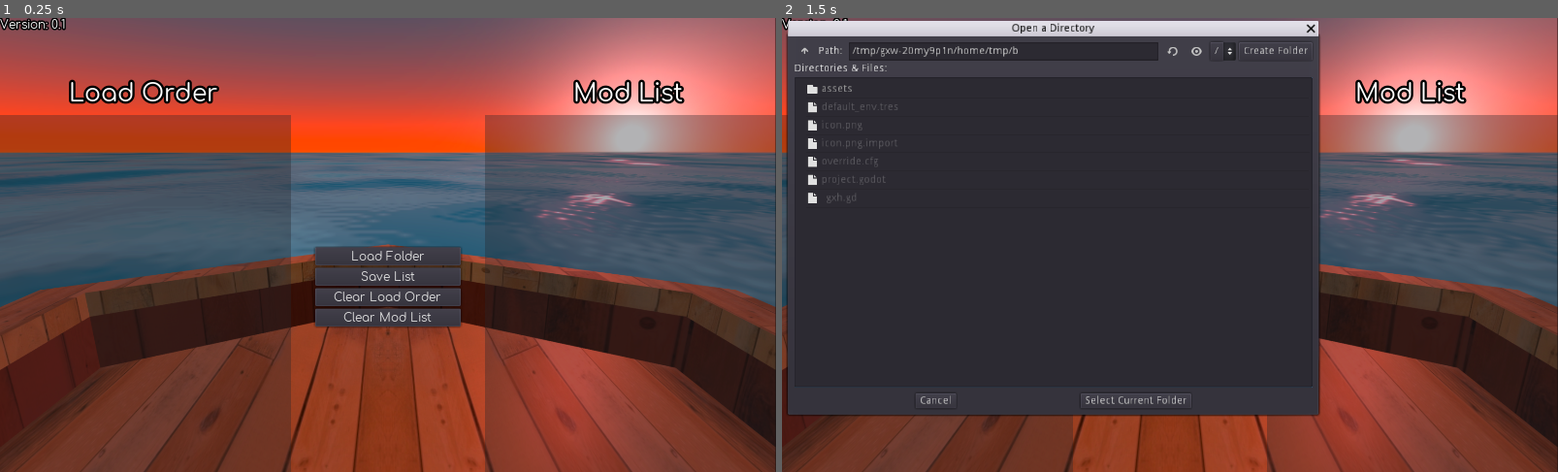
Above: before the commit, frames 1-2 (left to right).
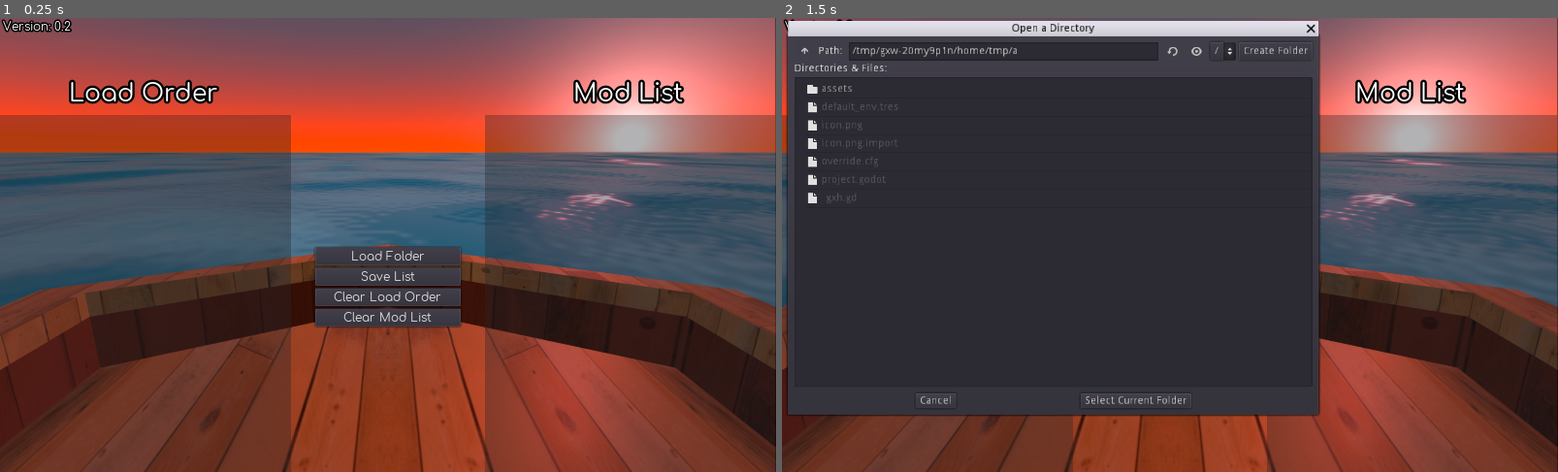
Above: after the commit, the same moments.

Repository: sitton76/Shipdeck
Game: Godot game, scene res://assets/objects/Main.tscn
The game is run twice, just before and just after one commit, with the same random seed, the same clock (stepped at 60 frames per second) and the same inputs.
Inputs:
- Up to frame 1 (0.25 s): no input
- Up to frame 2 (1.5 s): click "Load Folder" at 0.5 s; click "Clear Load Order" at 1.25 s

The runs differ from the first frame. In frame 1, 0.2% of the frame differs, in the area x 0-100%, y 0-30%; in frame 2, less than 0.1%.

Commit message:
Removed default input mappings, Added buttons to allow the user to move items up and down the list, spaced items out

Diff:
--- a/assets/objects/Main.gd
+++ b/assets/objects/Main.gd
@@ -1,9 +1,10 @@
 extends Node
 
 const entry_button_file = preload("res://assets/objects/entry_button.tscn")
+const offset_value = 32
 
-onready var L_window = $Left_window/VBoxContainer
-onready var R_window = $Right_window/VBoxContainer
+onready var L_window = $Left_window/Container
+onready var R_window = $Right_window/Container
 var opened_dialog = false
 var dia_ref #unintiated reference to the popup dialog box that is used when selecting files/folders
 var current_folder_path = ""
@@ -12,13 +13,28 @@
 #	Pretty it up to look presentable.
 #	Add a way to move a item up and down the list without having to remove a item.
 
+func _ready():
+	$Right_window.minimum_size_changed()
+
 func populate_list(entry : String, folder_path : String, container : Node, group_name : String):
 	#Populates a given field with entry_button nodes representing a .otr file
 	var new_instance = entry_button_file.instance()
 	new_instance.add_to_group(group_name)
 	new_instance.set_text(entry)
 	new_instance.mod_file_path = folder_path + "/" + entry
+	new_instance.toggle_dir_buttons(false)
 	container.add_child(new_instance)
+
+func handle_offset(group_name : String):
+	var iter_count = 1
+	for nodes in get_tree().get_nodes_in_group(group_name):
+		nodes.rect_position.y = offset_value * iter_count
+		iter_count += 1
+		nodes.get_parent().rect_min_size.y = offset_value * iter_count
+
+func refresh_offsets():
+	handle_offset("R-side")
+	handle_offset("L-side")
 
 func swap_sides(obj_ref):
 	#This is called from the entry_button node via the "Pressed" signal, obj_ref is the sender of the signal
@@ -28,11 +44,14 @@
 		obj_ref.get_parent().remove_child(obj_ref)
 		R_window.add_child(obj_ref)
 		obj_ref.add_to_group("R-side")
+		obj_ref.toggle_dir_buttons(false)
 	elif obj_ref.is_in_group("R-side"):
 		obj_ref.remove_from_group("R-side")
 		obj_ref.get_parent().remove_child(obj_ref)
 		L_window.add_child(obj_ref)
 		obj_ref.add_to_group("L-side")
+		obj_ref.toggle_dir_buttons(true)
+	refresh_offsets()
 
 func save_mod_list(file_path):
 	#Saves mod list to a .json file
@@ -63,6 +82,7 @@
 	dia_ref.queue_free()
 	for nodes in get_tree().get_nodes_in_group("R-side"):
 		nodes.queue_free()
+	yield(get_tree().create_timer(0.5), "timeout")
 	opened_dialog = false
 	var dir = Directory.new()
 	if dir.open(opened_path) == OK:
@@ -73,6 +93,7 @@
 			if file_name.ends_with(".otr"):
 				if check_if_on_load_list(file_name) == false:
 					populate_list(file_name, opened_path, R_window, "R-side")
+					refresh_offsets()
 			file_name = dir.get_next()
 
 func on_dialog_close():
--- a/assets/objects/Main.tscn
+++ b/assets/objects/Main.tscn
@@ -38,6 +38,14 @@
 margin_right = 384.0
 margin_bottom = 600.0
 
+[node name="R_window_BG" type="Panel" parent="."]
+modulate = Color( 1, 1, 1, 0.352941 )
+margin_left = 640.0
+margin_top = 128.0
+margin_right = 1023.0
+margin_bottom = 599.706
+rect_min_size = Vector2( 383, 471.706 )
+
 [node name="Load_order" type="RichTextLabel" parent="."]
 margin_left = 56.0
 margin_top = 80.0
@@ -60,23 +68,20 @@
 text = "Mod List"
 scroll_active = false
 
-[node name="R_window_BG" type="Panel" parent="."]
-modulate = Color( 1, 1, 1, 0.352941 )
-margin_left = 640.0
-margin_top = 128.0
-margin_right = 1024.0
-margin_bottom = 600.0
-
 [node name="Left_window" type="ScrollContainer" parent="."]
 anchor_bottom = 1.0
 margin_top = 128.0
 margin_right = 384.0
+rect_min_size = Vector2( 384, 472 )
 __meta__ = {
 "_edit_lock_": true
 }
 
-[node name="VBoxContainer" type="VBoxContainer" parent="Left_window"]
-alignment = 1
+[node name="Container" type="ColorRect" parent="Left_window"]
+margin_right = 384.0
+margin_bottom = 472.0
+rect_min_size = Vector2( 384, 472 )
+color = Color( 1, 1, 1, 0 )
 
 [node name="Middle_window" type="Control" parent="."]
 anchor_left = 0.375
@@ -132,19 +137,25 @@
 anchor_right = 1.0
 anchor_bottom = 1.0
 margin_top = 0.199989
+rect_min_size = Vector2( 384, 472 )
 
-[node name="VBoxContainer" type="VBoxContainer" parent="Right_window"]
-alignment = 1
+[node name="Container" type="ColorRect" parent="Right_window"]
+margin_right = 384.0
+margin_bottom = 472.0
+rect_min_size = Vector2( 384, 472 )
+color = Color( 1, 1, 1, 0 )
 
 [node name="Camera2D" type="Camera2D" parent="."]
 position = Vector2( 512, 300 )
 current = true
 
 [node name="version_label" type="Label" parent="."]
-margin_right = 40.0
-margin_bottom = 14.0
+margin_left = 4.0
+margin_top = 3.0
+margin_right = 97.0
+margin_bottom = 22.0
 custom_fonts/font = SubResource( 4 )
-text = "Version: 0.1"
+text = "Version: 0.2"
 
 [connection signal="pressed" from="Middle_window/VBoxContainer/load_folder" to="." method="_on_load_folder_pressed"]
 [connection signal="pressed" from="Middle_window/VBoxContainer/save_list" to="." method="_on_save_list_pressed"]
--- a/assets/objects/entry_button.gd
+++ b/assets/objects/entry_button.gd
@@ -3,10 +3,22 @@
 var mod_file_path = ""
 
 func set_text(sent_text : String):
-	$Button.text = sent_text
+	$move_side_button.text = sent_text
 
 func get_text() -> String:
-	return $Button.text
+	return $move_side_button.text
 
-func _on_Button_pressed():
+func toggle_dir_buttons(state : bool):
+	$Up_button.visible = state
+	$Down_button.visible = state
+
+func _on_move_side_button_pressed():
 	get_tree().current_scene.swap_sides(self)
+
+func _on_Up_button_pressed():
+	get_parent().move_child(self, get_index() - 1)
+	get_tree().current_scene.refresh_offsets()
+
+func _on_Down_button_pressed():
+	get_parent().move_child(self, get_index() + 1)
+	get_tree().current_scene.refresh_offsets()
--- a/assets/objects/entry_button.tscn
+++ b/assets/objects/entry_button.tscn
@@ -9,14 +9,35 @@
 [node name="entry_button" type="Label"]
 anchor_right = 0.359
 anchor_bottom = 0.042
-margin_right = 0.383972
-margin_bottom = -0.200003
+margin_right = 0.384003
+margin_bottom = 29.8
+size_flags_vertical = 1
 script = ExtResource( 1 )
 
-[node name="Button" type="Button" parent="."]
+[node name="move_side_button" type="Button" parent="."]
 anchor_bottom = 0.042
-margin_right = 365.0
-margin_bottom = -5.2
+margin_right = 338.0
+margin_bottom = 23.95
 custom_fonts/font = SubResource( 1 )
 
-[connection signal="pressed" from="Button" to="." method="_on_Button_pressed"]
+[node name="Up_button" type="Button" parent="."]
+visible = false
+margin_left = 342.0
+margin_top = -2.0
+margin_right = 365.0
+margin_bottom = 18.0
+rect_scale = Vector2( 1, 0.680001 )
+text = "^"
+
+[node name="Down_button" type="Button" parent="."]
+visible = false
+margin_left = 342.0
+margin_top = 12.0
+margin_right = 365.0
+margin_bottom = 32.0
+rect_scale = Vector2( 1, 0.680001 )
+text = "v"
+
+[connection signal="pressed" from="move_side_button" to="." method="_on_move_side_button_pressed"]
+[connection signal="pressed" from="Up_button" to="." method="_on_Up_button_pressed"]
+[connection signal="pressed" from="Down_button" to="." method="_on_Down_button_pressed"]
--- a/project.godot
+++ b/project.godot
@@ -23,6 +23,61 @@
 
 common/drop_mouse_on_gui_input_disabled=true
 
+[input]
+
+ui_accept={
+"deadzone": 0.5,
+"events": [  ]
+}
+ui_select={
+"deadzone": 0.5,
+"events": [  ]
+}
+ui_cancel={
+"deadzone": 0.5,
+"events": [  ]
+}
+ui_focus_next={
+"deadzone": 0.5,
+"events": [  ]
+}
+ui_focus_prev={
+"deadzone": 0.5,
+"events": [  ]
+}
+ui_left={
+"deadzone": 0.5,
+"events": [  ]
+}
+ui_right={
+"deadzone": 0.5,
+"events": [  ]
+}
+ui_up={
+"deadzone": 0.5,
+"events": [  ]
+}
+ui_down={
+"deadzone": 0.5,
+"events": [  ]
+}
+ui_page_up={
+"deadzone": 0.5,
+"events": [  ]
+}
+ui_page_down={
+"deadzone": 0.5,
+"events": [  ]
+}
+ui_home={
+"deadzone": 0.5,
+"events": [  ]
+}
+ui_end={
+"deadzone": 0.5,
+"events": [  ]
+}
+
 [physics]
 
 common/enable_pause_aware_picking=true
